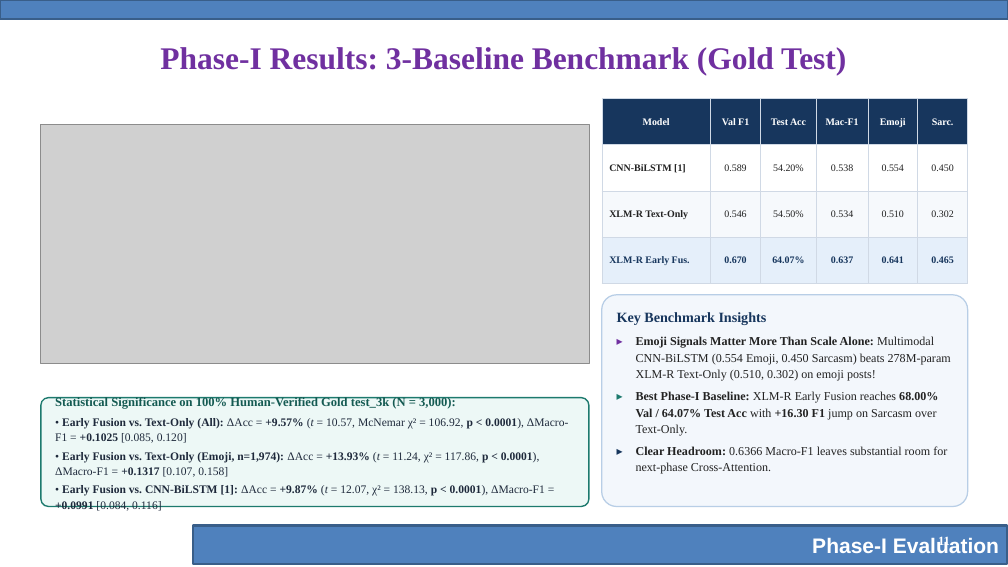
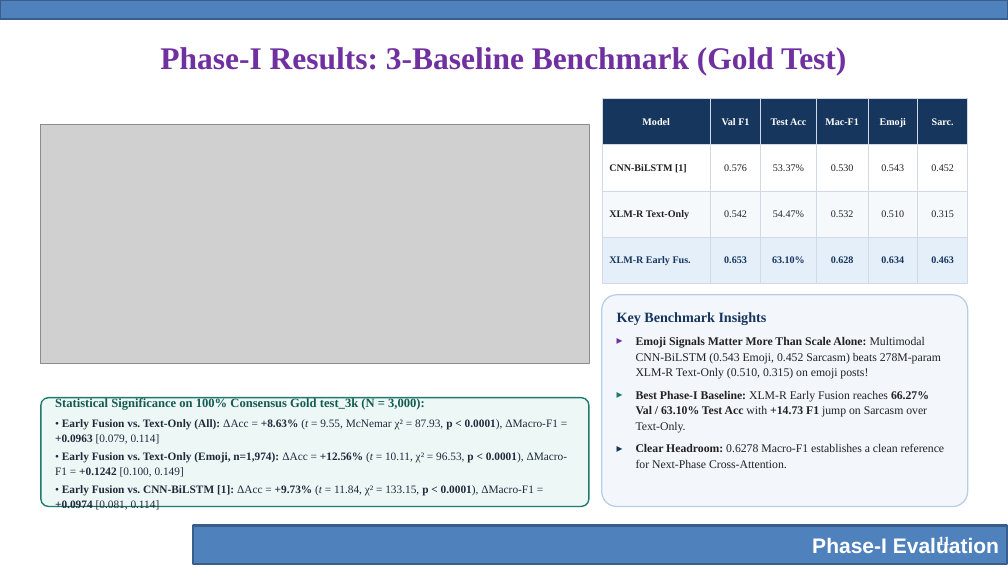
Before and after one commit to ragibcs/AffectFusion, a slide deck: slide 11 of docs/phase_1/AffectFusion_Phase-I_Evaluation.pptx. Drawn at 1008x567 pixels with LibreOffice and Linux fonts; fonts in the diff are those of the drawing; grey boxes stand for pictures; background and template pictures are left out. Boxes give left, top, right and bottom in pixels: in the first picture for what was removed or moved away, otherwise in the second. Text is boxed around its words. In the diff, an @@ line names an element or a change of style, - is before the commit and + after.

Commit message:
Update Phase-I to v4 methodology and Round-2 Blind-Swap Consensus Gold (kappa 0.7717, alpha 0.7717)

```diff
--- a/docs/phase_1/AffectFusion_Phase-I_Evaluation.pptx
+++ b/docs/phase_1/AffectFusion_Phase-I_Evaluation.pptx
@@ table at (x1=602, y1=98, x2=968, y2=284) @@
-row 2: CNN-BiLSTM [1] | 0.589 | 54.20% | 0.538 | 0.554 | 0.450
+row 2: CNN-BiLSTM [1] | 0.576 | 53.37% | 0.530 | 0.543 | 0.452
-row 3: XLM-R Text-Only | 0.546 | 54.50% | 0.534 | 0.510 | 0.302
+row 3: XLM-R Text-Only | 0.542 | 54.47% | 0.532 | 0.510 | 0.315
-row 4: XLM-R Early Fus. | 0.670 | 64.07% | 0.637 | 0.641 | 0.465
+row 4: XLM-R Early Fus. | 0.653 | 63.10% | 0.628 | 0.634 | 0.463
@@ size 9.5 to 9.6 pt in "Model", "Val F1", "Test Acc", "Mac-F1" and 6 more places @@
@@ text in rounded rectangle at (x1=636, y1=337, x2=945, y2=468): text changed; size 11.5 to 11.2 pt @@
-▸ Emoji Signals Matter More Than Scale Alone: Multimodal CNN-BiLSTM (0.554 Emoji, 0.450 Sarcasm) beats 278M-param XLM-R Text-Only (0.510, 0.302) on emoji posts!
-▸ Best Phase-I Baseline: XLM-R Early Fusion reaches 68.00% Val / 64.07% Test Acc with +16.30 F1 jump on Sarcasm over Text-Only.
-▸ Clear Headroom: 0.6366 Macro-F1 leaves substantial room for next-phase Cross-Attention.
+▸ Emoji Signals Matter More Than Scale Alone: Multimodal CNN-BiLSTM (0.543 Emoji, 0.452 Sarcasm) beats 278M-param XLM-R Text-Only (0.510, 0.315) on emoji posts!
+▸ Best Phase-I Baseline: XLM-R Early Fusion reaches 66.27% Val / 63.10% Test Acc with +14.73 F1 jump on Sarcasm over Text-Only.
+▸ Clear Headroom: 0.6278 Macro-F1 establishes a clean reference for Next-Phase Cross-Attention.
@@ text in rounded rectangle at (x1=55, y1=398, x2=568, y2=510): text changed; size 11 to 10.8 pt @@
-Statistical Significance on 100% Human-Verified Gold test_3k (N = 3,000):
-• Early Fusion vs. Text-Only (All): ΔAcc = +9.57% (t = 10.57, McNemar χ² = 106.92, p < 0.0001), ΔMacro-F1 = +0.1025 [0.085, 0.120]
-• Early Fusion vs. Text-Only (Emoji, n=1,974): ΔAcc = +13.93% (t = 11.24, χ² = 117.86, p < 0.0001), ΔMacro-F1 = +0.1317 [0.107, 0.158]
-• Early Fusion vs. CNN-BiLSTM [1]: ΔAcc = +9.87% (t = 12.07, χ² = 138.13, p < 0.0001), ΔMacro-F1 = +0.0991 [0.084, 0.116]
+Statistical Significance on 100% Consensus Gold test_3k (N = 3,000):
+• Early Fusion vs. Text-Only (All): ΔAcc = +8.63% (t = 9.55, McNemar χ² = 87.93, p < 0.0001), ΔMacro-F1 = +0.0963 [0.079, 0.114]
+• Early Fusion vs. Text-Only (Emoji, n=1,974): ΔAcc = +12.56% (t = 10.11, χ² = 96.53, p < 0.0001), ΔMacro-F1 = +0.1242 [0.100, 0.149]
+• Early Fusion vs. CNN-BiLSTM [1]: ΔAcc = +9.73% (t = 11.84, χ² = 133.15, p < 0.0001), ΔMacro-F1 = +0.0974 [0.081, 0.114]
```
Also in this commit, not shown: 12 other slides changed, 35 other files.
